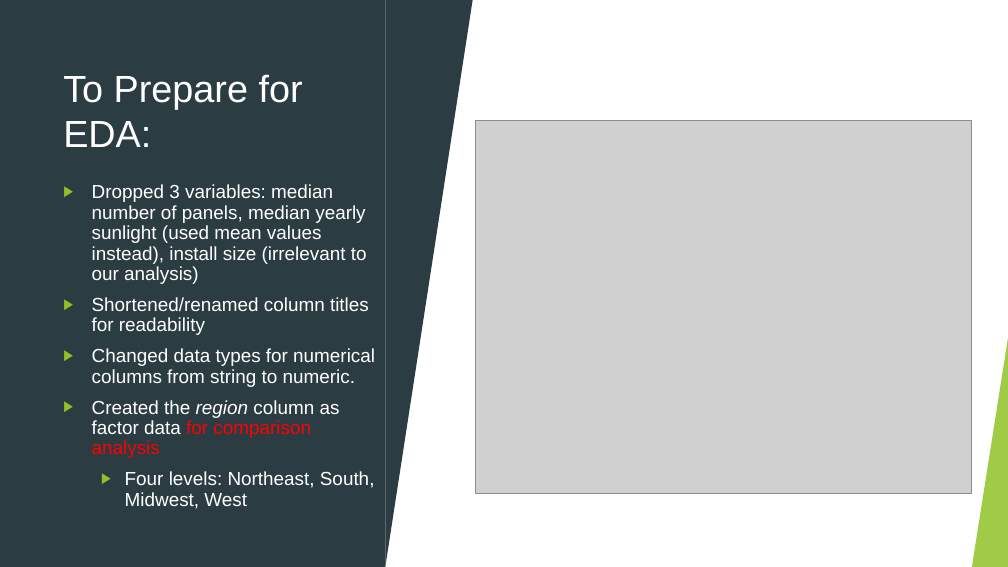
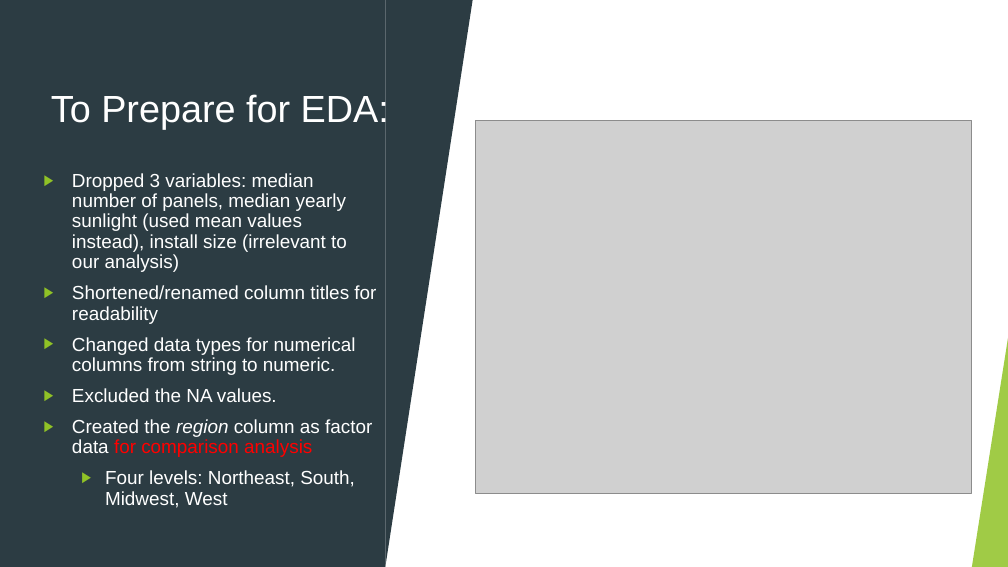
Before and after one commit to breardon7/6101-GroupProjects, a slide deck: slide 9 of 6101 Group Project New Version_Jichong_3.20.pptx (slide 8 before the commit). Drawn at 1008x567 pixels with LibreOffice and Linux fonts; fonts in the diff are those of the drawing; grey boxes stand for pictures. Boxes give left, top, right and bottom in pixels: in the first picture for what was removed or moved away, otherwise in the second. Text is boxed around its words. In the diff, an @@ line names an element or a change of style, - is before the commit and + after.

```diff
--- a/6101 Group Project New Version_Jichong_3.20.pptx
+++ b/6101 Group Project New Version_Jichong_3.20.pptx
@@ title "To Prepare for EDA:" rewrapped from [63,74,303,147] to [51,92,389,129] @@
@@ text "Dropped 3 variables: median number ...": place and size @@
-text "Dropped 3 variables: median number ..." at [92,184,375,509]
+text "Dropped 3 variables: median number ..." at [72,173,376,508]
@@ text at [72,388,277,402]: paragraph added @@
+▶ Excluded the NA values.
```
Also in this commit, not shown: 3 other slides changed, 2 slides added, 1 slide removed, 2 other files.
